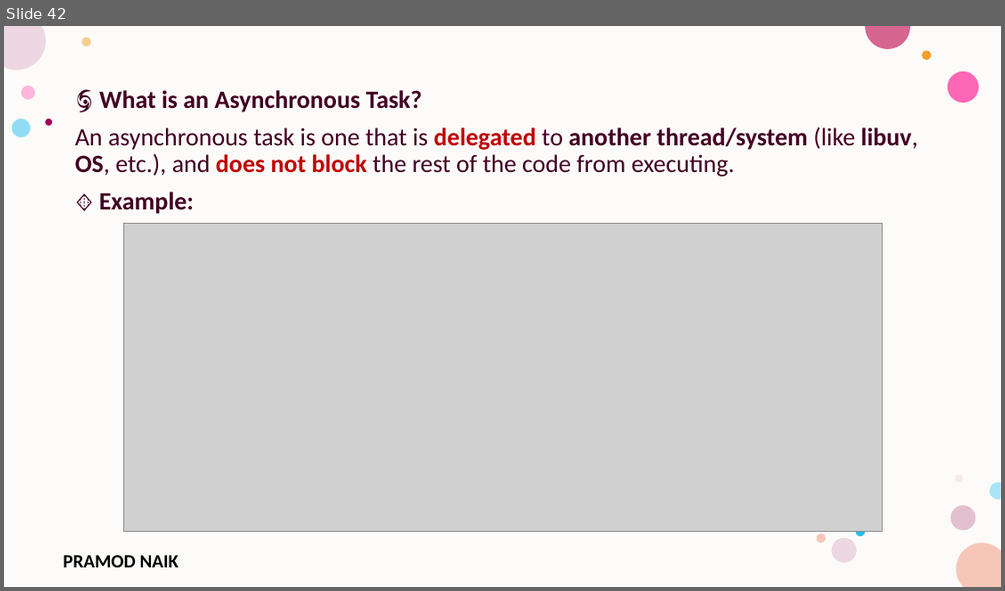
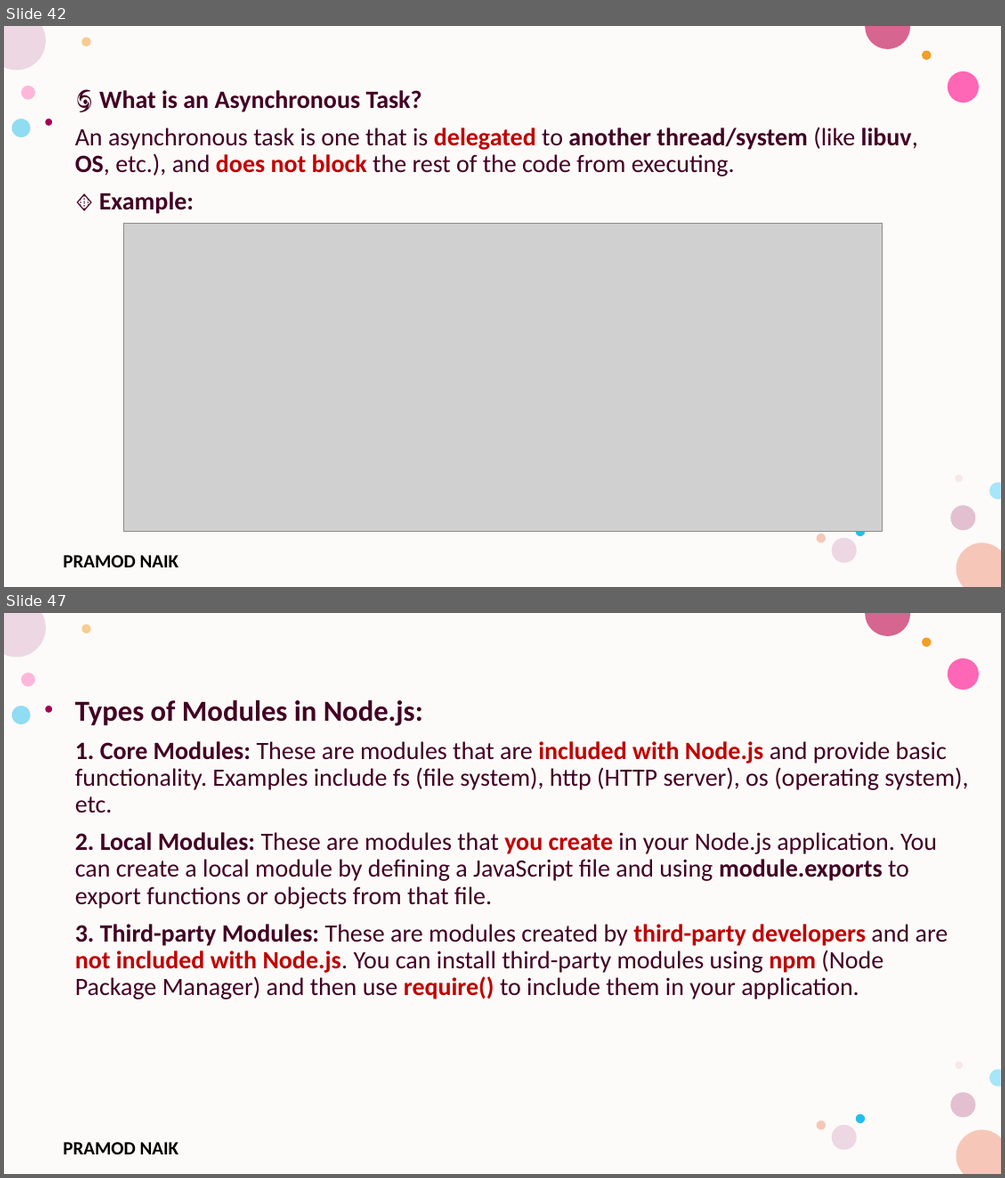
Before and after one commit to PRAMODNAIK-DEV/Node.js-Hands-on-Workshop, a slide deck: Node.js-Hands-on-Workshop 2025.pptx. Shown one above the other, each under a label of ours: slide 42 before the commit, slides 42 and 47 after it; the slides between them are not shown. The pictures are 1005x591 and 1005x1178 pixels, drawn with LibreOffice and Linux fonts; fonts in the diff are those of the drawing; grey boxes stand for pictures; background and template pictures are left out. Boxes give left, top, right and bottom in pixels: in the first picture for what was removed or moved away, otherwise in the second. Text is boxed around its words. In the diff, an @@ line names an element or a change of style, - is before the commit and + after.

```diff
--- a/Node.js-Hands-on-Workshop 2025.pptx
+++ b/Node.js-Hands-on-Workshop 2025.pptx
@@ slide 47 added at [4, 613, 1001, 1174], background #FFFFFF; not listed: 17 template elements that a slide beside it also shows @@
@@ text added at [75, 700, 968, 999], 24 pt, text #420023 @@
+Types of Modules in Node.js:
+1. Core Modules: These are modules that are included with Node.js and provide basic functionality. Examples include fs (file system), http (HTTP server), os (operating system), etc.
+2. Local Modules: These are modules that you create in your Node.js application. You can create a local module by defining a JavaScript file and using module.exports to export functions or objects from that file.
+3. Third-party Modules: These are modules created by third-party developers and are not included with Node.js. You can install third-party modules using npm (Node Package Manager) and then use require() to include them in your application.
```
Also in this commit, not shown: 1 slide changed, 16 other slides added, 2 slides removed.
